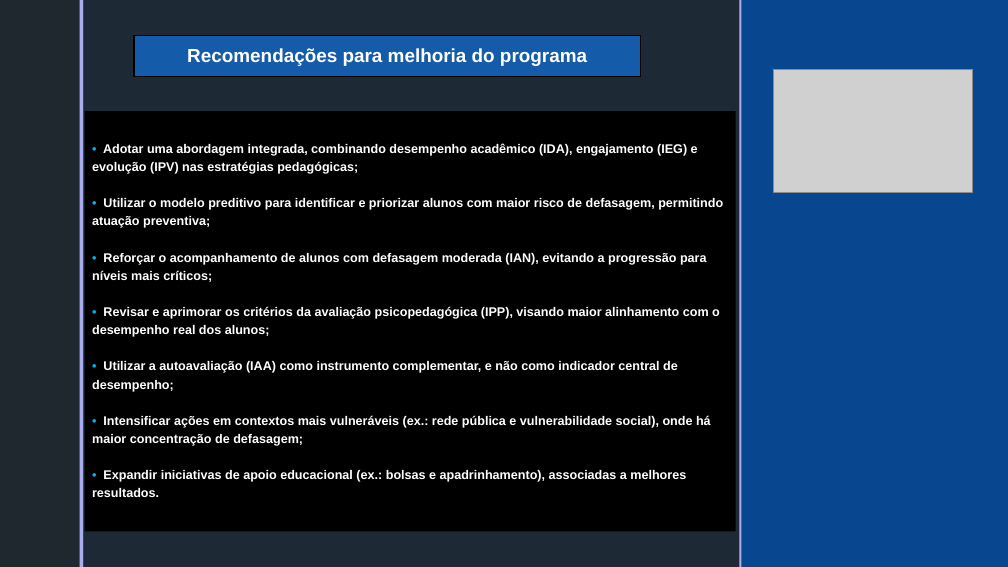
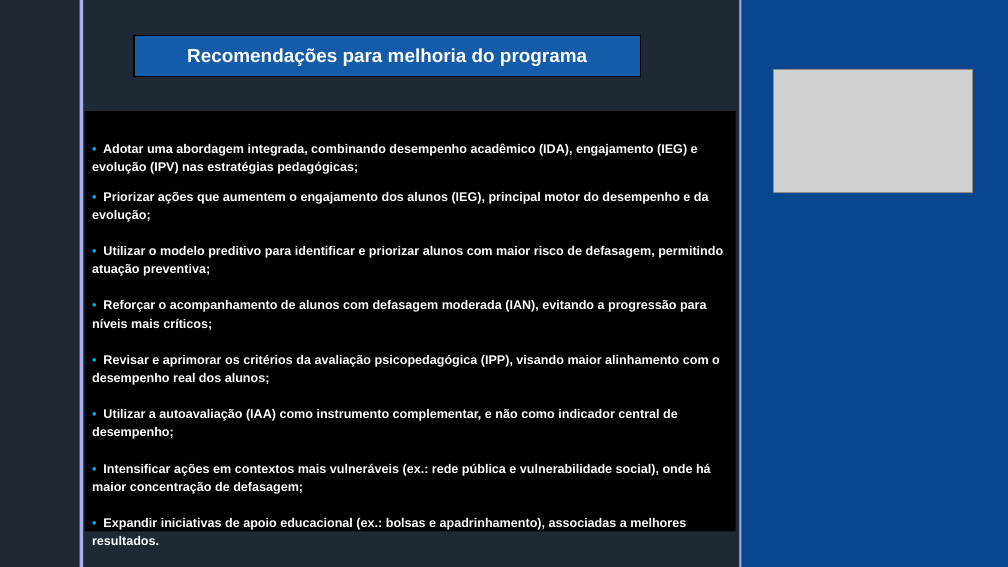
Before and after one commit to RickPardono/Datathon_FIAP, a slide deck: slide 37 of storytelling/Datathon_FIAP.pptx. Drawn at 1008x567 pixels with LibreOffice and Linux fonts; fonts in the diff are those of the drawing; grey boxes stand for pictures; background and template pictures are left out. Boxes give left, top, right and bottom in pixels: in the first picture for what was removed or moved away, otherwise in the second. Text is boxed around its words. In the diff, an @@ line names an element or a change of style, - is before the commit and + after.

```diff
--- a/storytelling/Datathon_FIAP.pptx
+++ b/storytelling/Datathon_FIAP.pptx
@@ subtitle at [92,143,723,530]: text changed @@
-• Adotar uma abordagem integrada, combinando desempenho acadêmico (IDA), engajamento (IEG) e evolução (IPV) nas estratégias pedagógicas;
-• Utilizar o modelo preditivo para identificar e priorizar alunos com maior risco de defasagem, permitindo atuação preventiva;
-• Reforçar o acompanhamento de alunos com defasagem moderada (IAN), evitando a progressão para níveis mais críticos;
-• Revisar e aprimorar os critérios da avaliação psicopedagógica (IPP), visando maior alinhamento com o desempenho real dos alunos;
-• Utilizar a autoavaliação (IAA) como instrumento complementar, e não como indicador central de desempenho;
-• Intensificar ações em contextos mais vulneráveis (ex.: rede pública e vulnerabilidade social), onde há maior concentração de defasagem;
-• Expandir iniciativas de apoio educacional (ex.: bolsas e apadrinhamento), associadas a melhores resultados.
+• Adotar uma abordagem integrada, combinando desempenho acadêmico (IDA), engajamento (IEG) e evolução (IPV) nas estratégias pedagógicas;
+• Priorizar ações que aumentem o engajamento dos alunos (IEG), principal motor do desempenho e da evolução;
+• Utilizar o modelo preditivo para identificar e priorizar alunos com maior risco de defasagem, permitindo atuação preventiva;
+• Reforçar o acompanhamento de alunos com defasagem moderada (IAN), evitando a progressão para níveis mais críticos;
+• Revisar e aprimorar os critérios da avaliação psicopedagógica (IPP), visando maior alinhamento com o desempenho real dos alunos;
+• Utilizar a autoavaliação (IAA) como instrumento complementar, e não como indicador central de desempenho;
+• Intensificar ações em contextos mais vulneráveis (ex.: rede pública e vulnerabilidade social), onde há maior concentração de defasagem;
+• Expandir iniciativas de apoio educacional (ex.: bolsas e apadrinhamento), associadas a melhores resultados.
```
Also in this commit, not shown: 2 other slides changed.
